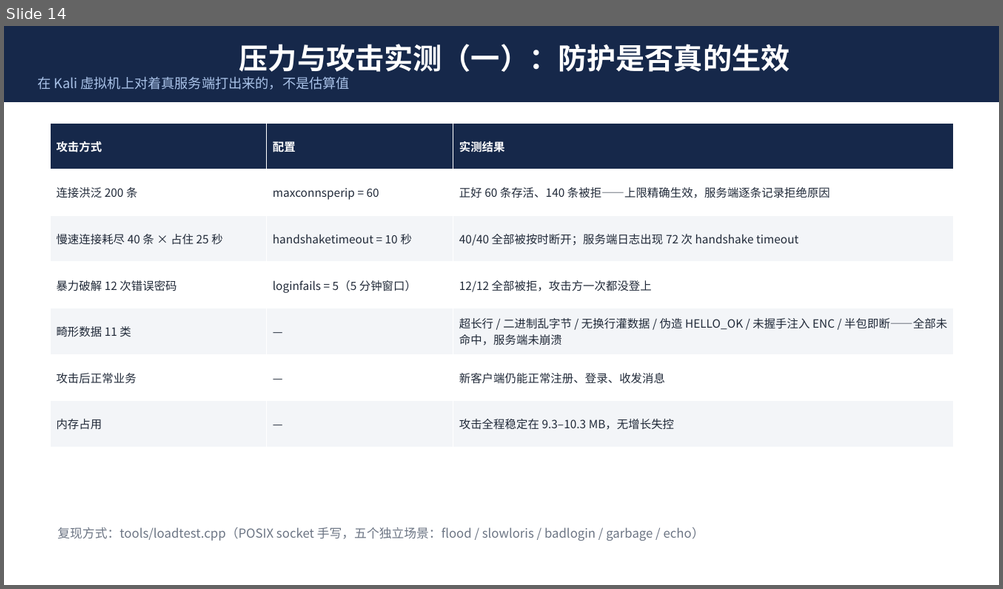
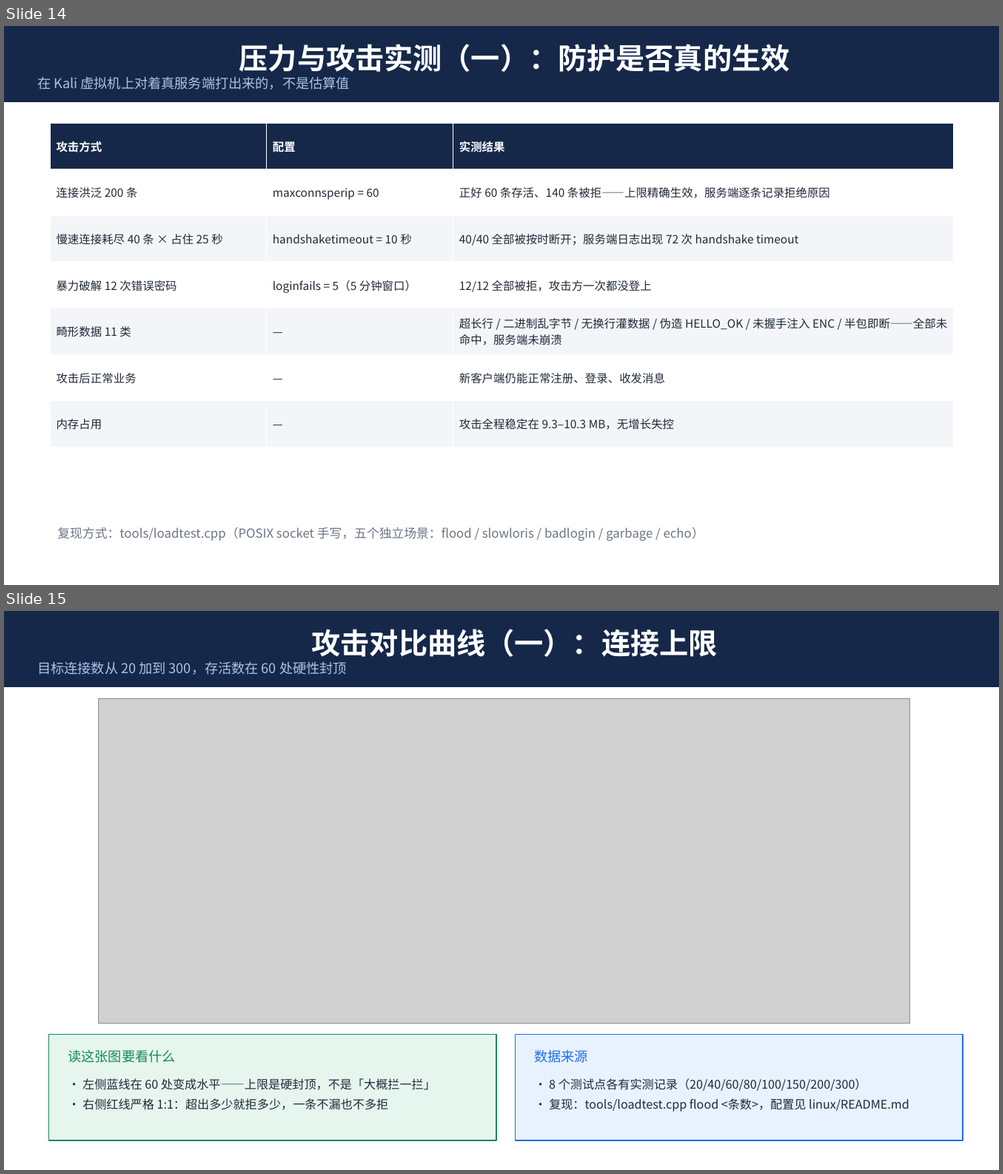
Before and after one commit to dongfang20101113/DChat, a slide deck: dchat-项目介绍.pptx. Shown one above the other, each under a label of ours: slide 14 before the commit, slides 14 and 15 after it. The pictures are 1003x589 and 1003x1174 pixels, drawn with LibreOffice and Linux fonts; fonts in the diff are those of the drawing; grey boxes stand for pictures. Boxes give left, top, right and bottom in pixels: in the first picture for what was removed or moved away, otherwise in the second. Text is boxed around its words. In the diff, an @@ line names an element or a change of style, - is before the commit and + after.

```diff
--- a/dchat-项目介绍.pptx
+++ b/dchat-项目介绍.pptx
@@ slide 15 added at (4, 611, 999, 1170), background #FFFFFF @@
@@ rectangle added at (4, 611, 999, 687), fill #16284A, 13 pt, text #A9C2E8 @@
+攻击对比曲线（一）：连接上限
+目标连接数从 20 加到 300，存活数在 60 处硬性封顶
@@ picture added at (98, 699, 910, 1024) @@
@@ rectangle added at (48, 1035, 496, 1141), fill #E6F6EE, outline #168A57 1.25 pt @@
@@ text added at (68, 1050, 176, 1063), 13 pt, text #168A57 @@
+读这张图要看什么
@@ rectangle added at (515, 1035, 963, 1141), fill #E8F1FE, outline #1F6FEB 1.25 pt @@
@@ text added at (535, 1050, 589, 1063), 13 pt, text #1F6FEB @@
+数据来源
@@ text added at (82, 1079, 435, 1111), 11.5 pt, text #202938 @@
+· 左侧蓝线在 60 处变成水平——上限是硬封顶，不是「大概拦一拦」
+· 右侧红线严格 1:1：超出多少就拒多少，一条不漏也不多拒
@@ text added at (549, 1079, 909, 1112), 11.5 pt, text #202938 @@
+· 8 个测试点各有实测记录（20/40/60/80/100/150/200/300）
+· 复现：tools/loadtest.cpp flood <条数>，配置见 linux/README.md
```
Also in this commit, not shown: 4 slides changed, 2 other slides added, 2 slides removed, 1 other file.
